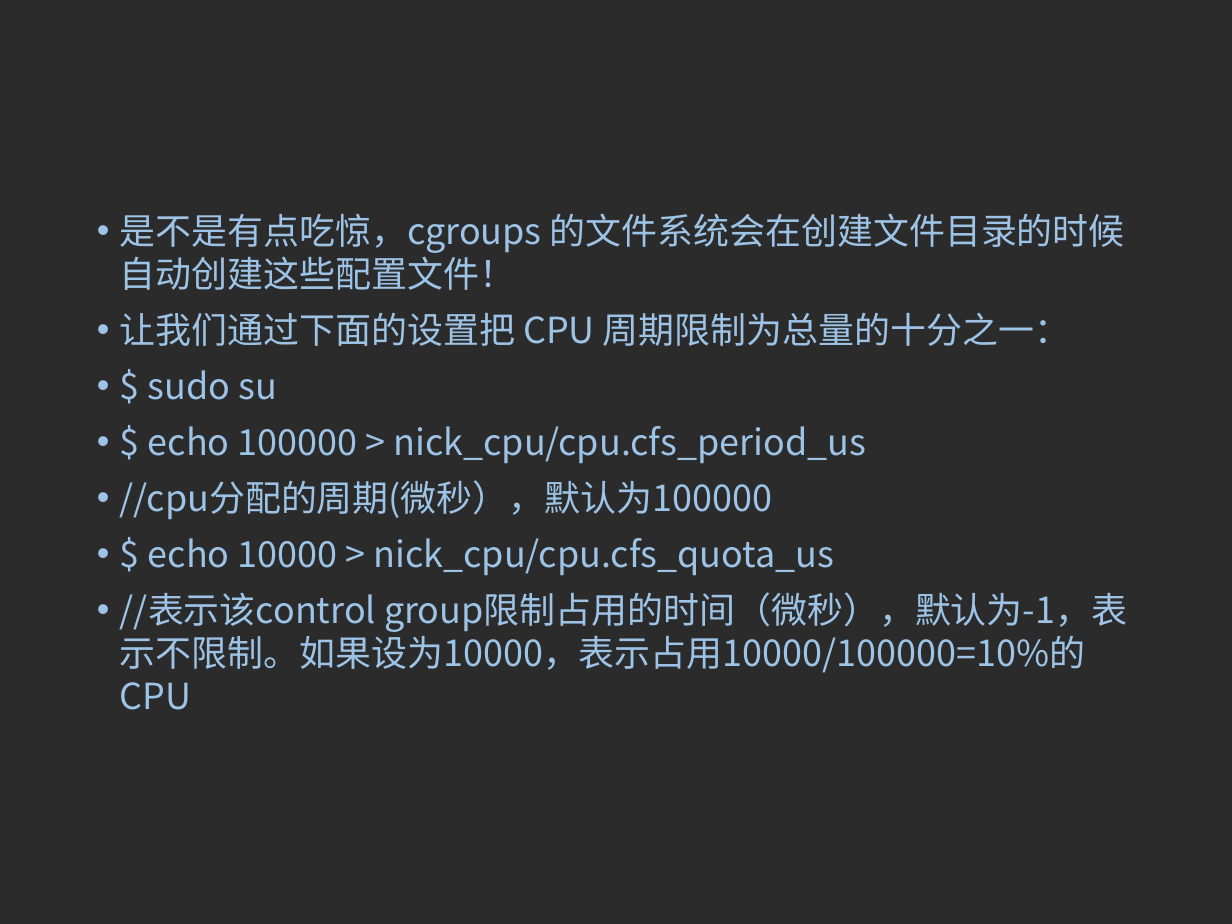
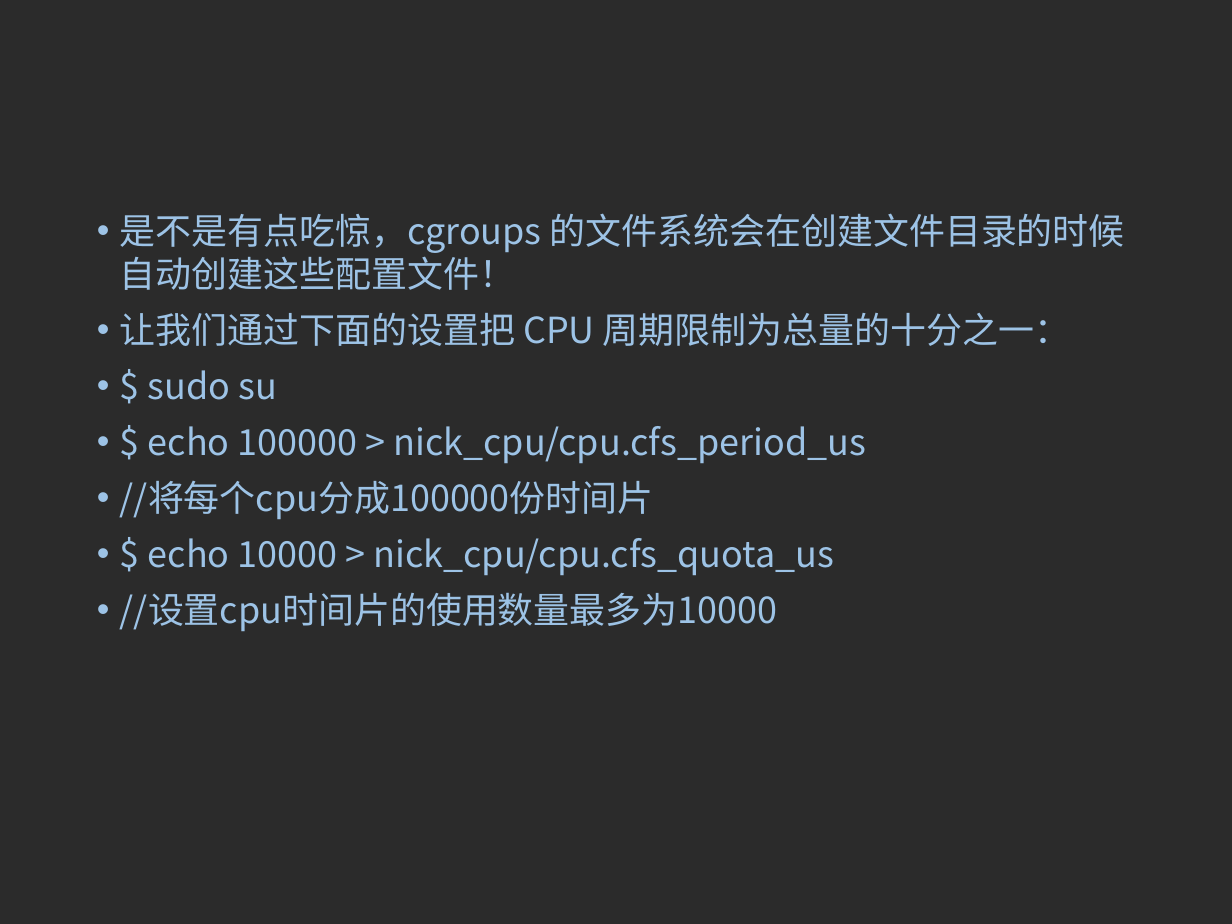
Before and after one commit to 15905100791/learning-records, a slide deck: slide 28 of Cgroups/CGroups简介.ppt (slide 27 before the commit). Drawn at 1232x924 pixels with LibreOffice and Linux fonts; fonts in the diff are those of the drawing; background and template pictures are left out; a plain dark background stands for a picture behind light text. Boxes give left, top, right and bottom in pixels: in the first picture for what was removed or moved away, otherwise in the second. Text is boxed around its words. In the diff, an @@ line names an element or a change of style, - is before the commit and + after.

Commit message:
update ppt

```diff
--- a/Cgroups/CGroups简介.ppt
+++ b/Cgroups/CGroups简介.ppt
@@ text at box(120, 481, 654, 520): text changed @@
-• //cpu分配的周期(微秒），默认为100000
+• //将每个cpu分成100000份时间片
@@ text at box(120, 592, 777, 632): text changed @@
-• //表示该control group限制占用的时间（微秒），默认为-1，表示不限制。如果设为10000，表示占用10000/100000=10%的CPU
+• //设置cpu时间片的使用数量最多为10000
```
Also in this commit, not shown: 1 slide added, 1 other file.
